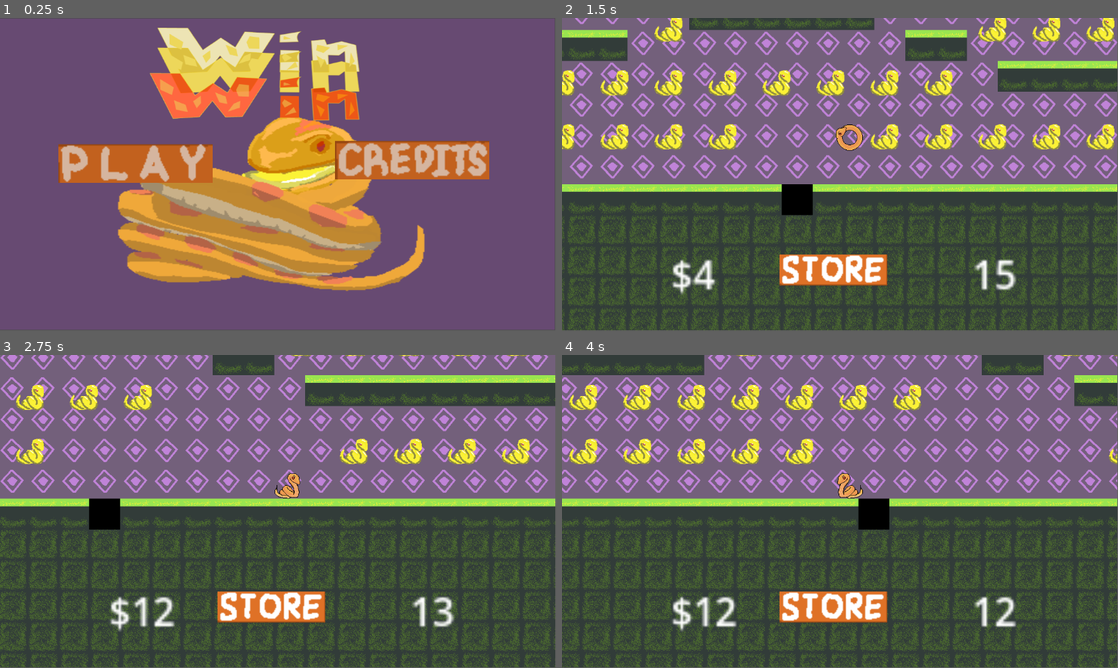
Above: before the commit, frames 1-4 (two rows, left to right).
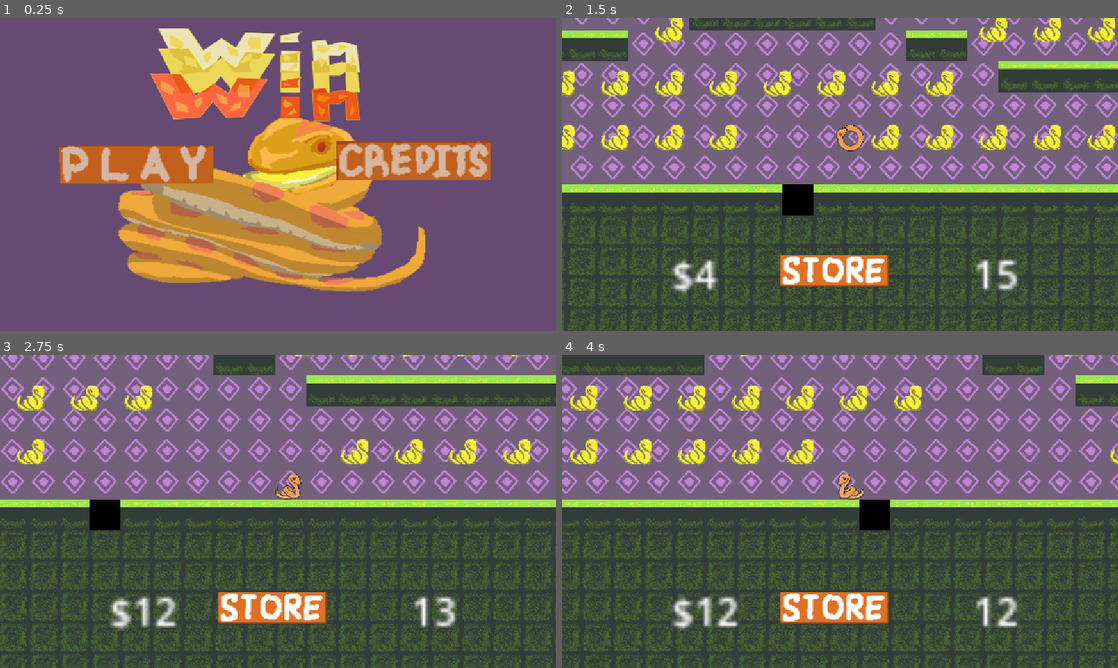
Above: after the commit, the same moments.

Repository: tgruenewald/LD58
Game: Godot game, scene res://scenes/main_menu.tscn
Two runs of this game, one before a commit and one after it. Both use one fixed random seed, a clock stepped at 60 frames per second and the inputs below.
Inputs (mouse positions are in pixels of both pictures, inside the frame that each line leads up to):
- Up to frame 1 (0.25 s): no input
- Up to frame 2 (1.5 s): click (695, 165) at 0.5 s; tap Enter (ui_accept) at 1.25 s; move the mouse to (962, 158) at 1.27 s; hold D (move_right) from 1.28 s (still down); hold X from 1.28 s (still down); click (962, 158) at 1.42 s
- Up to frame 3 (2.75 s): tap Space (jump) at 1.52 s; release D (move_right) at 2 s; release X at 2 s; drag from (166, 527) to (266, 473) at 2.02 s
- Up to frame 4 (4 s): move the mouse to (895, 442) at 2.77 s; hold A (move_left) 2.78-3.5 s; hold X 2.78-3.5 s; click (895, 442) at 2.92 s; drag from (812, 574) to (873, 486) at 3.52 s
The window is 799x449 before the commit and 800x450 after it. Grey fills any space a smaller window leaves; there, only what the larger window draws over its background counts as a difference.

The runs differ from the first frame. In frame 1, 5.7% of the frame differs, in the area x 0-100%, y 0-100%; in frame 2, 17%; in frame 3, 18%; in frame 4, 18%.

Commit message:
mobile music fix attempt and landscape

Diff:
--- /dev/null
+++ b/Scripts/music.gd
@@ -0,0 +1,26 @@
+extends AudioStreamPlayer
+
+var tried_to_start = false
+
+func _ready() -> void:
+	print("Music autoload ready. Web platform: ", OS.has_feature("web"))
+	print("Initial playing state: ", playing)
+	print("Autoplay setting: ", autoplay)
+
+	if not OS.has_feature("web"):
+		# Desktop: works normally
+		if not playing:
+			play()
+			print("Desktop: Started music")
+
+func _input(event: InputEvent) -> void:
+	# On web, start music on first user interaction
+	if OS.has_feature("web") and not tried_to_start:
+		if event is InputEventMouseButton or event is InputEventScreenTouch or event is InputEventKey:
+			if event.is_pressed():
+				tried_to_start = true
+				print("User input detected, starting music...")
+				play()
+				# Check if it worked
+				await get_tree().create_timer(0.2).timeout
+				print("Music playing after input: ", playing)
--- a/project.godot
+++ b/project.godot
@@ -22,9 +22,8 @@
 
 [display]
 
+window/stretch/mode="canvas_items"
 window/stretch/aspect="expand"
-window/handheld/orientation/portrait=false
-window/handheld/orientation/landscape=true
 
 [input]
 
--- a/scenes/music.tscn
+++ b/scenes/music.tscn
@@ -1,8 +1,10 @@
-[gd_scene load_steps=2 format=3 uid="uid://dtlacn76rjbe1"]
+[gd_scene load_steps=3 format=3 uid="uid://dtlacn76rjbe1"]
 
 [ext_resource type="AudioStream" uid="uid://cdtt82rhkou2" path="res://sound/Jaunty.mp3" id="1_05ggv"]
+[ext_resource type="Script" uid="uid://dy4kr14iknx0w" path="res://Scripts/music.gd" id="2_music"]
 
 [node name="music" type="AudioStreamPlayer"]
 stream = ExtResource("1_05ggv")
 autoplay = true
 bus = &"music"
+script = ExtResource("2_music")
Not shown, added: Scripts/music.gd.uid
Not shown, added: export_presets.cfg
Not shown, added: custom_shell.html
